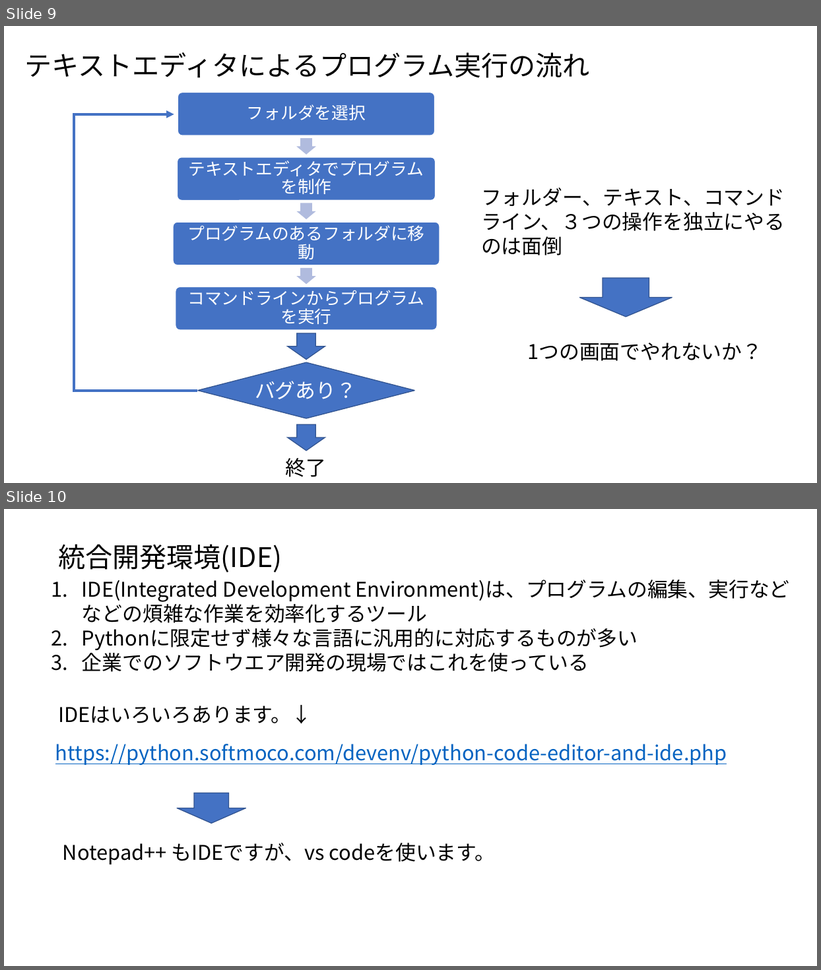
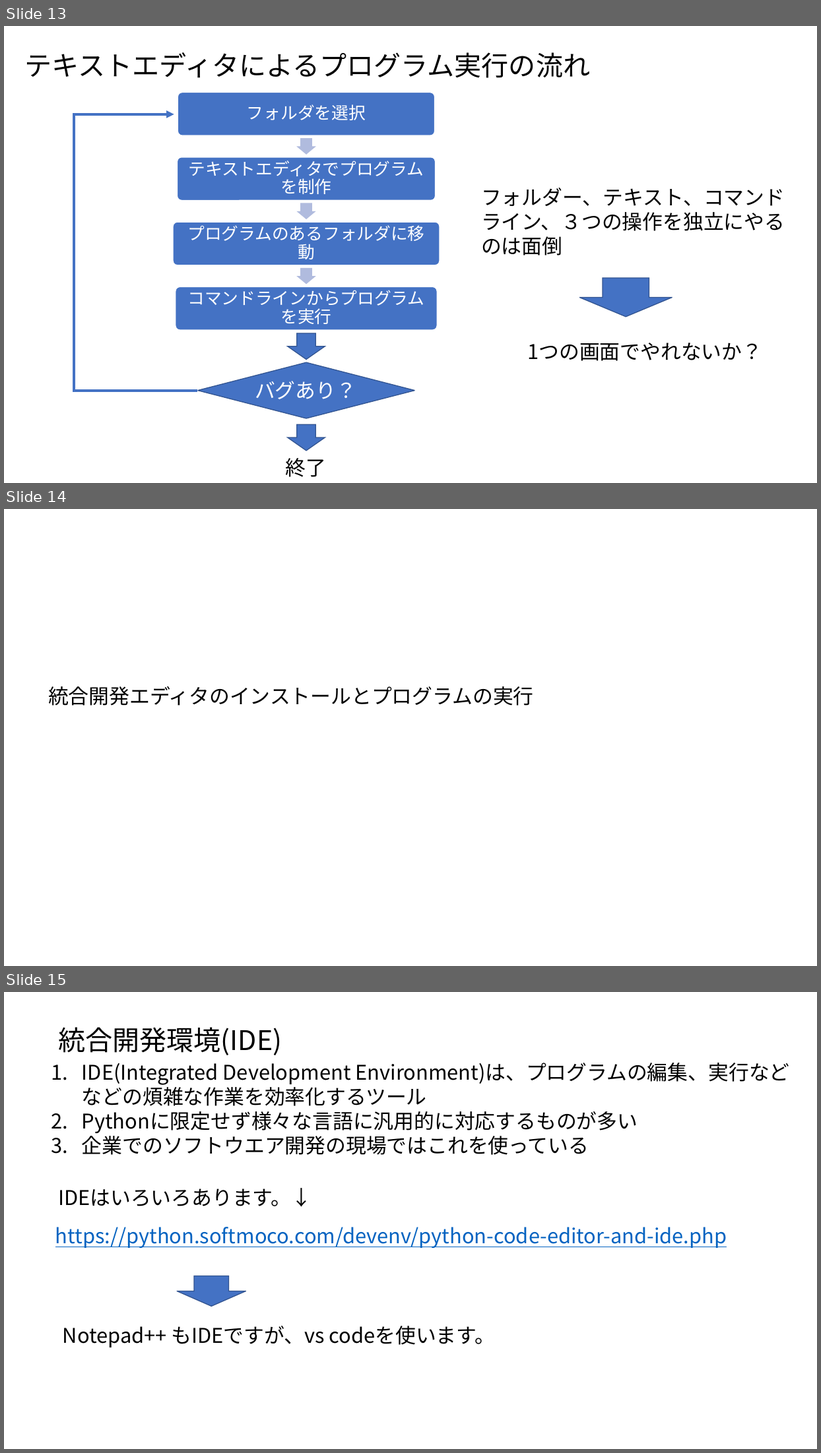
Before and after one commit to ueharaLab/bigdata2_system_and_python, a slide deck: bigdata2_system_and_python.pptx. Shown one above the other, each under a label of ours: slides 9 and 10 before the commit, slides 13, 14 and 15 after it. The pictures are 821x970 and 821x1453 pixels, drawn with LibreOffice and Linux fonts; fonts in the diff are those of the drawing. Boxes give left, top, right and bottom in pixels: in the first picture for what was removed or moved away, otherwise in the second. Text is boxed around its words. In the diff, an @@ line names an element or a change of style, - is before the commit and + after.

```diff
--- a/bigdata2_system_and_python.pptx
+++ b/bigdata2_system_and_python.pptx
@@ slide 14 added at (4,509,817,966), background #FFFFFF @@
@@ text added at (48,687,534,706), 24 pt, text #000000 @@
+統合開発エディタのインストールとプログラムの実行
@@ what was slide 9 is now slide 13 @@
@@ what was slide 10 is now slide 15 @@
```
Also in this commit, not shown: 6 slides changed, 9 other slides added, 5 slides removed, 2 other files.
